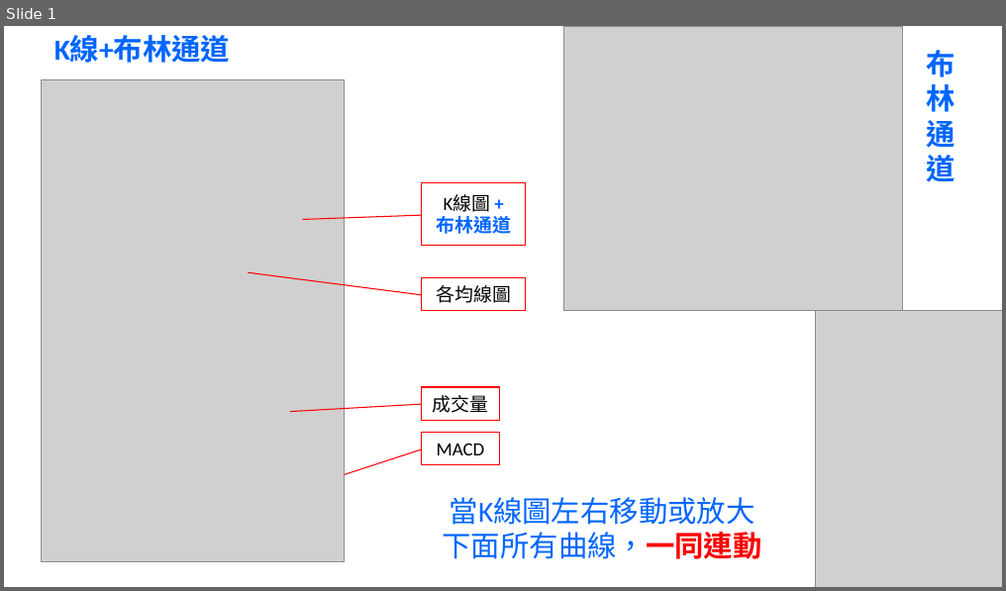
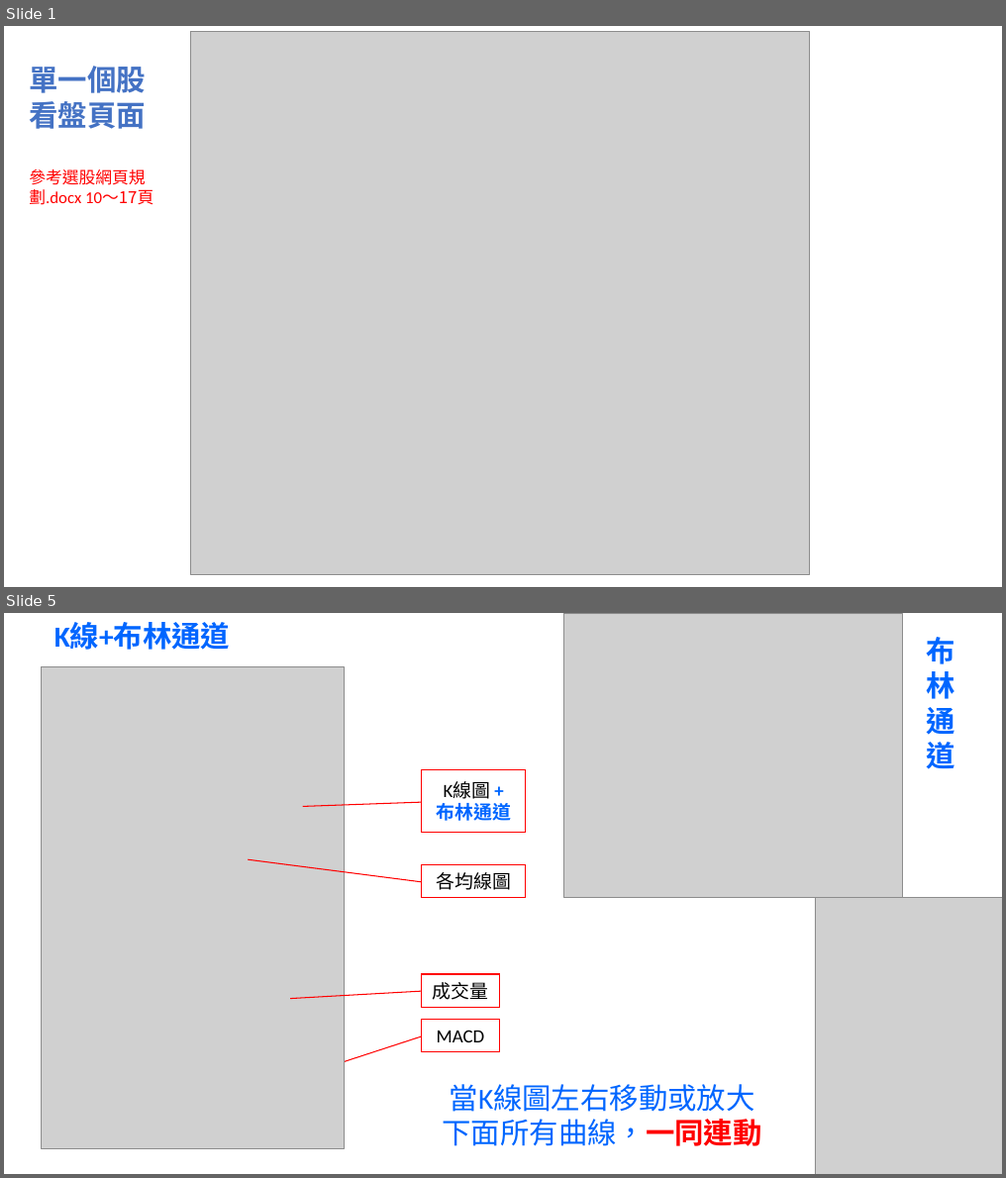
Before and after one commit to zhaoxunyong/stock-webapp.bak, a slide deck: docs/曲線圖形範例---網站範例.pptx. Shown one above the other, each under a label of ours: slide 1 before the commit, slides 1 and 5 after it; the slides between them are not shown. The pictures are 1006x591 and 1006x1178 pixels, drawn with LibreOffice and Linux fonts; fonts in the diff are those of the drawing; grey boxes stand for pictures. Boxes give left, top, right and bottom in pixels: in the first picture for what was removed or moved away, otherwise in the second. Text is boxed around its words. In the diff, an @@ line names an element or a change of style, - is before the commit and + after.

```diff
--- a/docs/曲線圖形範例---網站範例.pptx
+++ b/docs/曲線圖形範例---網站範例.pptx
@@ slide 1 added at [4,26,1002,587], background #FFFFFF @@
@@ picture added at [190,31,810,574] @@
@@ text added at [29,66,153,205], 16 pt, text #FF0000 @@
+單一個股
+看盤頁面
+參考選股網頁規劃.docx 10〜17頁
@@ what was slide 1 is now slide 5 @@
```
Also in this commit, not shown: 9 other slides added, 1 slide removed, 3 other files.
